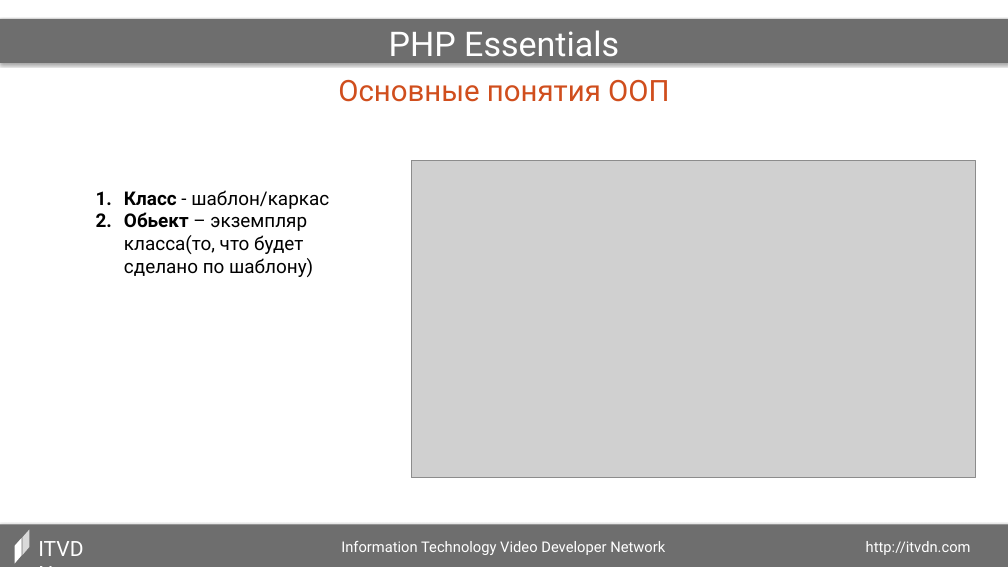
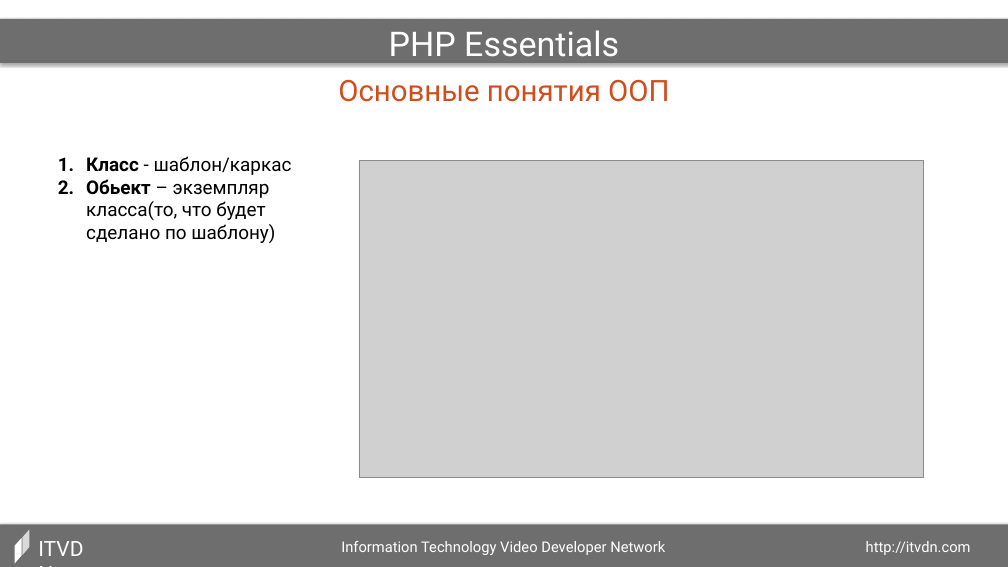
Before and after one commit to dozer111/itvdn, a slide deck: slide 7 of PHP Essentials/002_Контекст вызова. Константы. Статика в PHP ООП/002_Контекст вызова. Константы. Статика в PHP ООП (Презентация).pptx (slide 6 before the commit). Drawn at 1008x567 pixels with LibreOffice and Linux fonts; fonts in the diff are those of the drawing; grey boxes stand for pictures. Boxes give left, top, right and bottom in pixels: in the first picture for what was removed or moved away, otherwise in the second. Text is boxed around its words. In the diff, an @@ line names an element or a change of style, - is before the commit and + after.

```diff
--- a/PHP Essentials/002_Контекст вызова. Константы. Статика в PHP ООП/002_Контекст вызова. Константы. Статика в PHP ООП (Презентация).pptx
+++ b/PHP Essentials/002_Контекст вызова. Константы. Статика в PHP ООП/002_Контекст вызова. Константы. Статика в PHP ООП (Презентация).pptx
@@ text "Класс - шаблон/каркас": place and size @@
-text "Класс - шаблон/каркас" at bbox=[124, 190, 329, 277]
+text "Класс - шаблон/каркас" at bbox=[86, 156, 292, 243]
@@ picture: place and size @@
-picture at bbox=[411, 160, 976, 478]
+picture at bbox=[359, 160, 924, 478]
```
Also in this commit, not shown: 11 other slides changed, 2 slides added, 14 other files.
